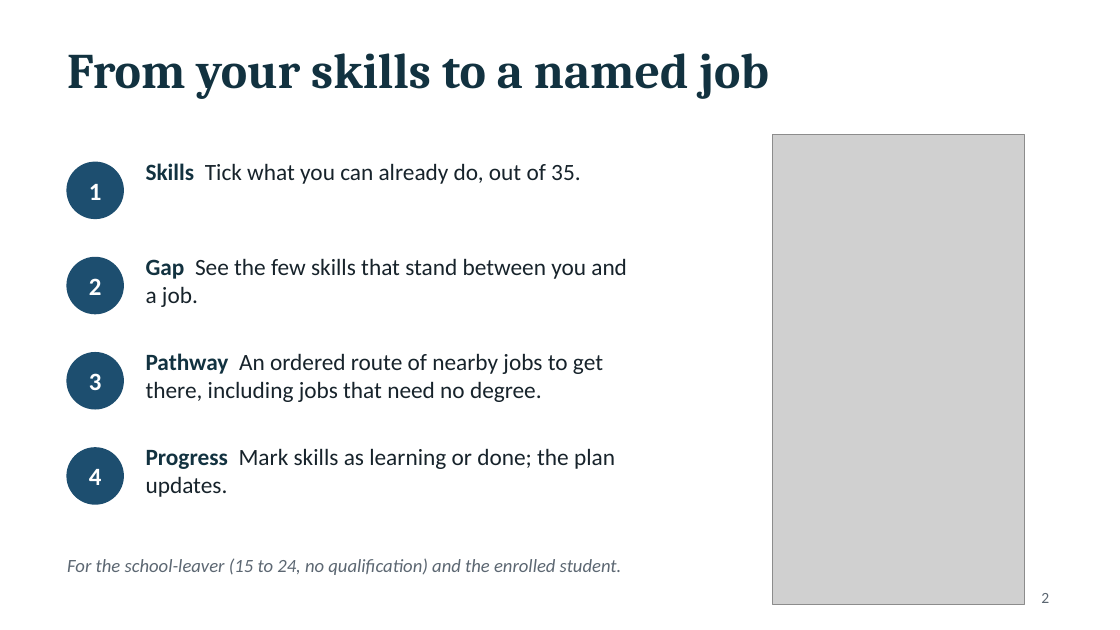
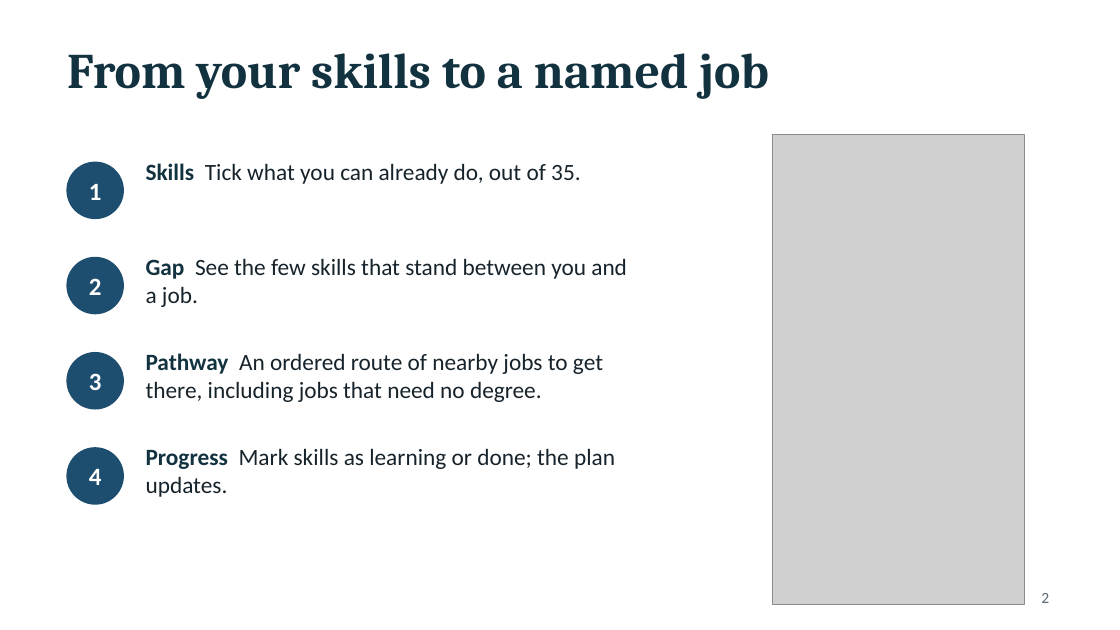
Before and after one commit to ShogunLSG/SAYCEP, a slide deck: slide 2 of docs/ISJ107V_Assignment4_219045719_slides.pptx. Drawn at 1120x630 pixels with LibreOffice and Linux fonts; fonts in the diff are those of the drawing; grey boxes stand for pictures. Boxes give left, top, right and bottom in pixels: in the first picture for what was removed or moved away, otherwise in the second. Text is boxed around its words. In the diff, an @@ line names an element or a change of style, - is before the commit and + after.

```diff
--- a/docs/ISJ107V_Assignment4_219045719_slides.pptx
+++ b/docs/ISJ107V_Assignment4_219045719_slides.pptx
@@ text removed at [67, 558, 622, 575] @@
-For the school-leaver (15 to 24, no qualification) and the enrolled student.
```
Also in this commit, not shown: 3 other slides changed, 1 slide removed.
